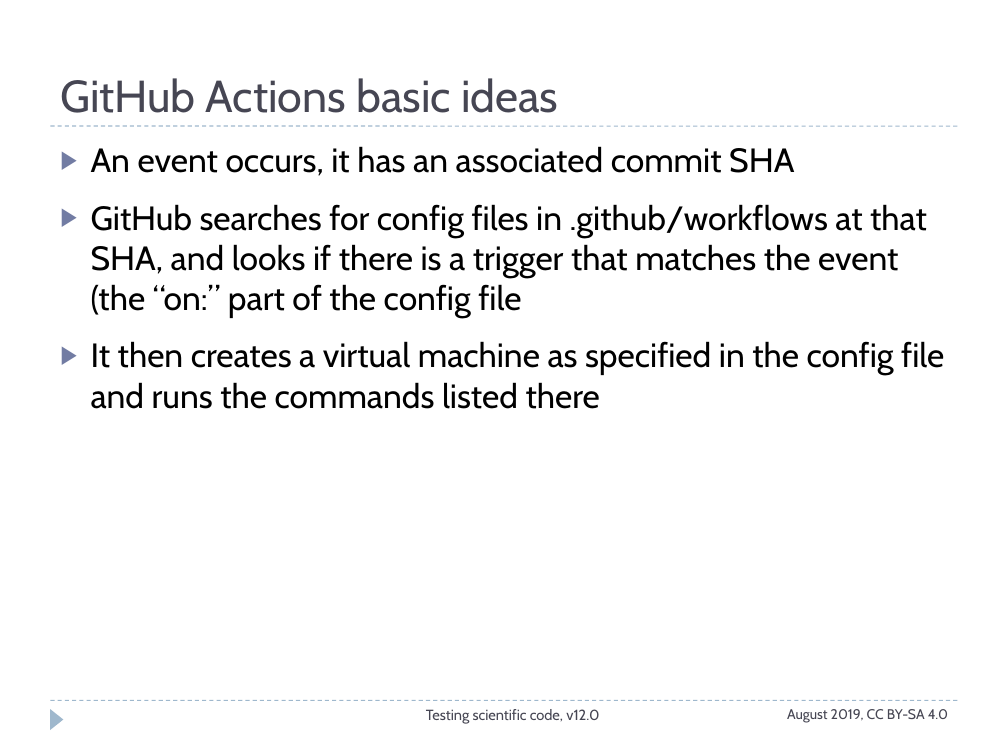
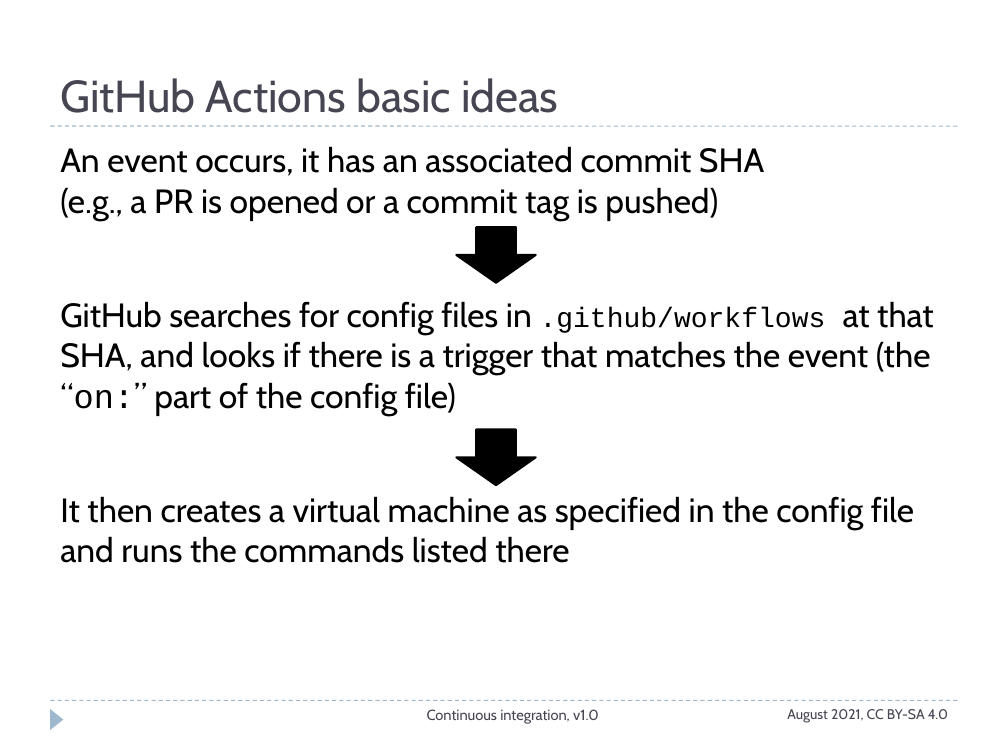
Before and after one commit to ASPP/testing_debugging_profiling, a slide deck: slide 8 of continuous_integration.pptx (slide 7 before the commit). Drawn at 1008x756 pixels with LibreOffice and Linux fonts; fonts in the diff are those of the drawing. Boxes give left, top, right and bottom in pixels: in the first picture for what was removed or moved away, otherwise in the second. Text is boxed around its words. In the diff, an @@ line names an element or a change of style, - is before the commit and + after.

```diff
--- a/continuous_integration.pptx
+++ b/continuous_integration.pptx
@@ text at bbox=[60, 146, 934, 416]: text changed @@
-▶ An event occurs, it has an associated commit SHA
-▶ GitHub searches for config files in .github/workflows at that SHA, and looks if there is a trigger that matches the event (the “on:” part of the config file
+An event occurs, it has an associated commit SHA
+(e.g., a PR is opened or a commit tag is pushed)
+GitHub searches for config files in .github/workflows at that SHA, and looks if there is a trigger that matches the event (the “on:” part of the config file)
@@ down arrow added at bbox=[457, 227, 536, 282], fill #000000, outline #000000 1.5 pt @@
@@ down arrow added at bbox=[457, 429, 536, 485], fill #000000, outline #000000 1.5 pt @@
@@ text at bbox=[60, 496, 914, 563]: bullet ▶ to none @@
@@ text at bbox=[427, 709, 599, 724]: text changed @@
-Testing scientific code, v12.0
+Continuous integration, v1.0
@@ text at bbox=[787, 709, 948, 723]: text changed @@
-August 2019, CC BY-SA 4.0
+August 2021, CC BY-SA 4.0
```
Also in this commit, not shown: 10 other slides changed, 13 slides added, 3 slides removed.
